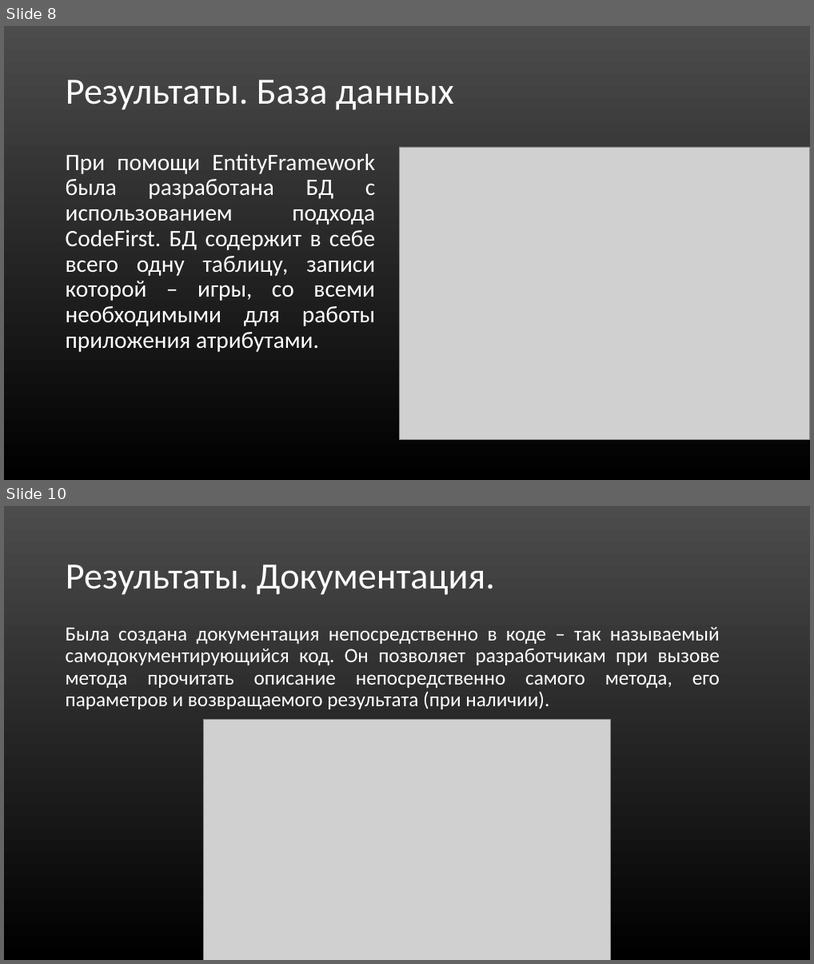
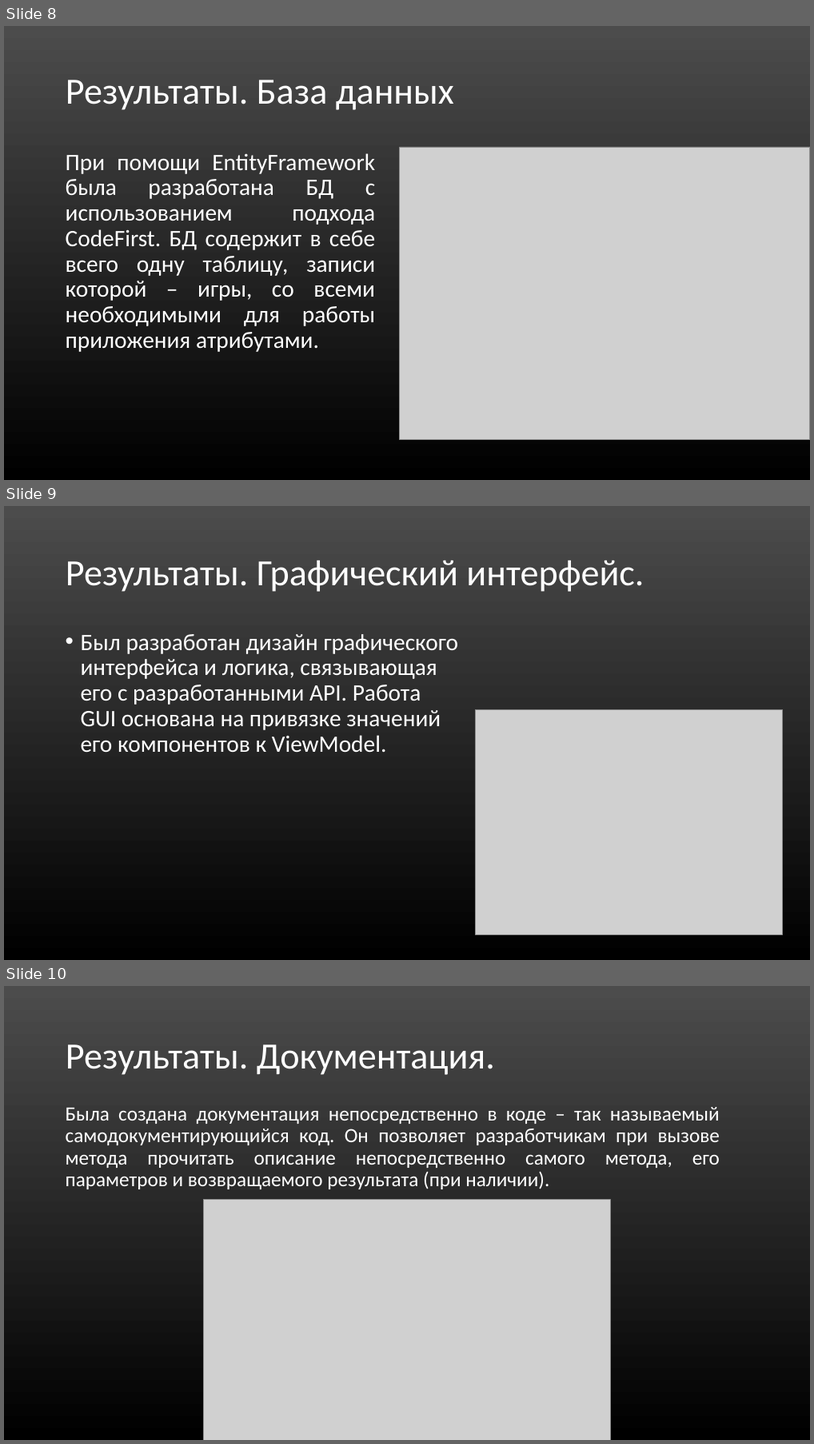
Before and after one commit to Mr-Dm1try/SteamCardsFarmer, a slide deck: Презентация_Помойки.ppt. Shown one above the other, each under a label of ours: slides 8 and 10 before the commit, slides 8, 9 and 10 after it; the slides between them are not shown. The pictures are 814x964 and 814x1444 pixels, drawn with LibreOffice and Linux fonts; fonts in the diff are those of the drawing; grey boxes stand for pictures. Boxes give left, top, right and bottom in pixels: in the first picture for what was removed or moved away, otherwise in the second. Text is boxed around its words. In the diff, an @@ line names an element or a change of style, - is before the commit and + after.

```diff
--- a/Презентация_Помойки.ppt
+++ b/Презентация_Помойки.ppt
@@ slide 9 added at <box>4,506,810,960</box>, background gradient #4C4C4C to #000000 @@
@@ title added at <box>66,560,644,592</box>, 44 pt, text #FFFFFF @@
+Результаты. Графический интерфейс.
@@ text added at <box>81,634,459,752</box>, 28 pt, text #FFFFFF @@
+• Был разработан дизайн графического интерфейса и логика, связывающая его с разработанными API. Работа GUI основана на привязке значений его компонентов к ViewModel.
@@ picture added at <box>475,709,782,933</box> @@
```
Also in this commit, not shown: 2 slides changed, 1 slide removed, 3 other files.
